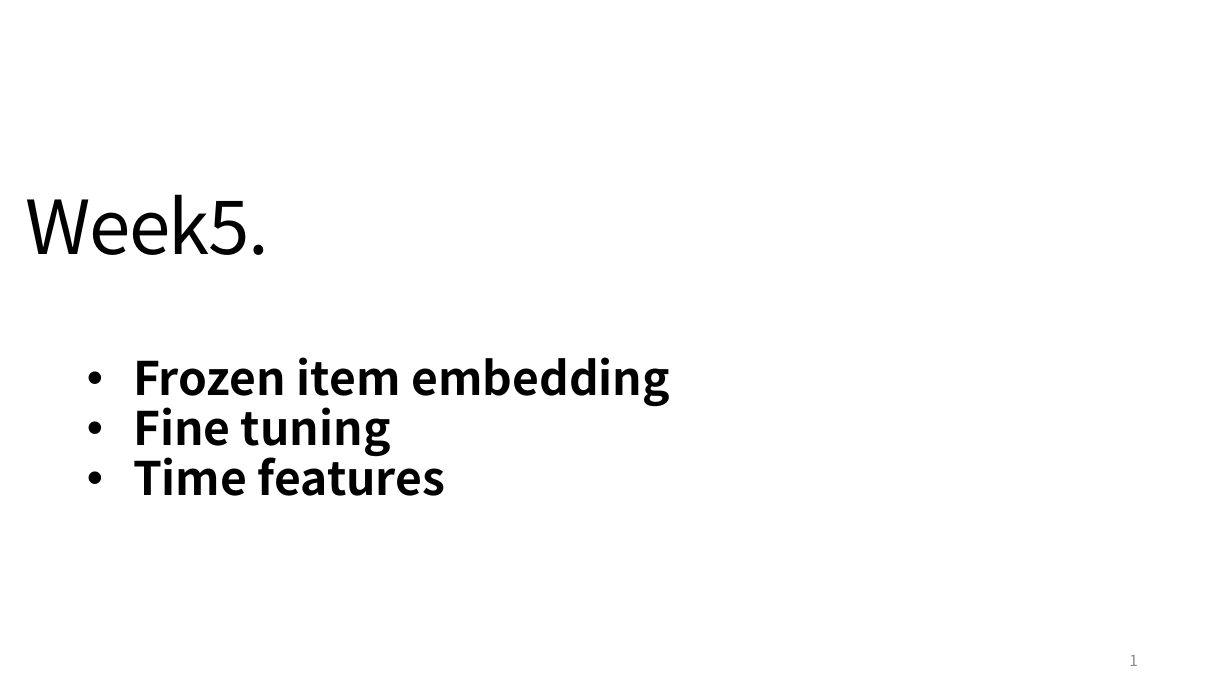
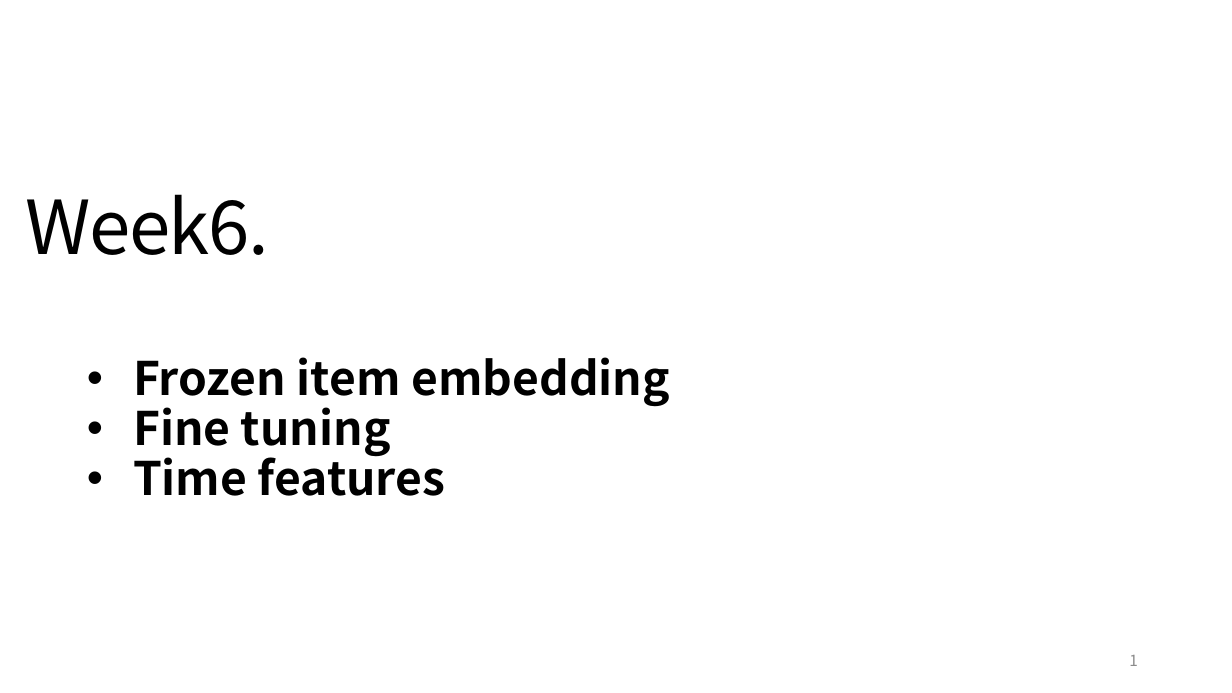
Before and after one commit to YunlongLin0125/Recommender-System, a slide deck: slide 1 of week6/Dissertation_6.pptx. Drawn at 1232x693 pixels with LibreOffice and Linux fonts; fonts in the diff are those of the drawing. Boxes give left, top, right and bottom in pixels: in the first picture for what was removed or moved away, otherwise in the second. Text is boxed around its words. In the diff, an @@ line names an element or a change of style, - is before the commit and + after.

```diff
--- a/week6/Dissertation_6.pptx
+++ b/week6/Dissertation_6.pptx
@@ title at (26, 194, 269, 255): text changed @@
-Week5.
+Week6.
```
Also in this commit, not shown: 3 other slides changed, 7 other files.
